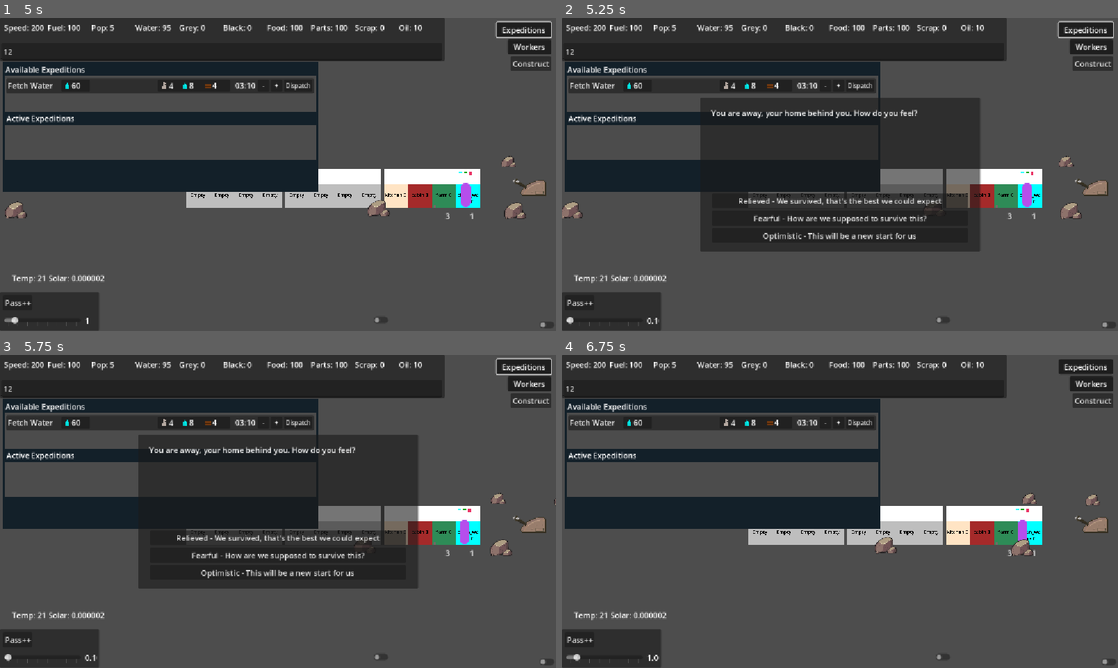
Above: before the commit, frames 1-4 (two rows, left to right).
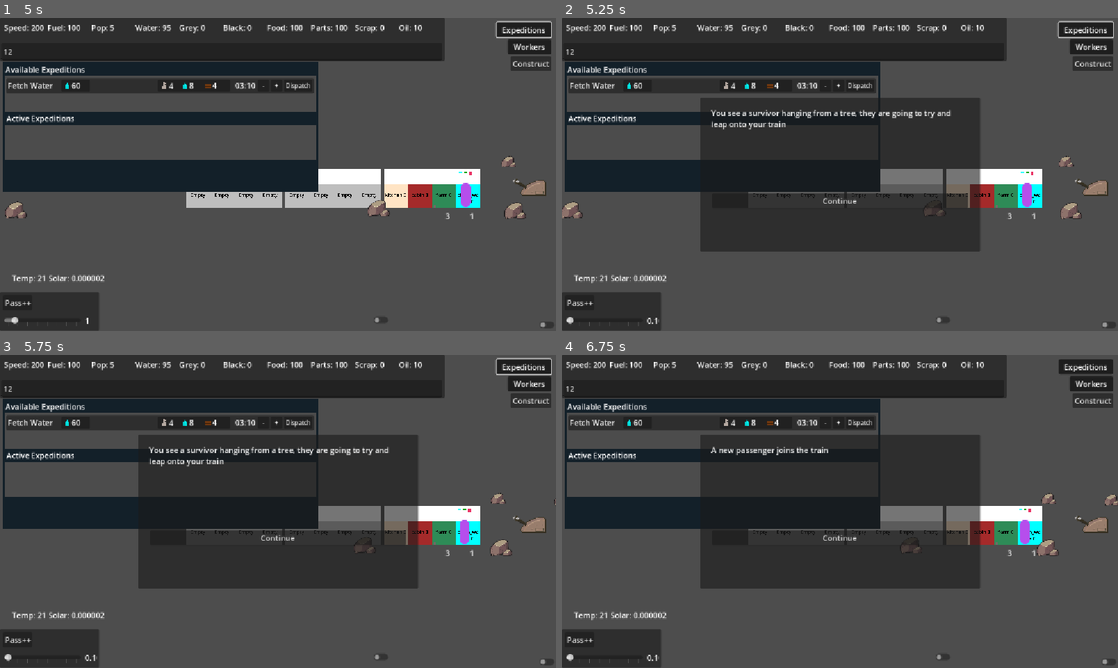
Above: after the commit, the same moments.

Repository: Sphinx111/ed_and_morgs_train_builder
Game: Godot game, scene res://Scenes/traincar.tscn
The game is run twice, just before and just after one commit, with the same random seed, the same clock (stepped at 60 frames per second) and the same inputs.
Inputs (mouse positions are in pixels of both pictures, inside the frame that each line leads up to):
- Up to frame 1 (5 s): click (222, 52) at 0.52 s; type "12" at 0.6 s; click "Workers" at 1.25 s; click "Pass++" at 2 s; click (544, 324) at 2.75 s; click (378, 321) at 3.5 s; click "Expeditions" at 4.25 s
- Up to frame 2 (5.25 s): click "Construct" at 5 s
- Up to frame 3 (5.75 s): no input
- Up to frame 4 (6.75 s): click "Relieved - We survived, that'…" (after the commit: "Continue") at 5.75 s; click "Continue" (after the commit: "Yes") at 6.5 s

Frame 1 is identical in both runs. In frame 2, 1.5% of the frame differs, in the area x 27-70%, y 29-72%; in frame 3, 1.5%; in frame 4, 21%, in the area x 0-100%, y 25-98%.

Commit message:
Refactor NarrativeEvent
Refactor Narrative Event to use cleaner grouping of related elements

Diff:
--- a/NarrativeEvent.gd
+++ b/DialogData/NarrativeEvent2.gd
@@ -1,8 +1,9 @@
-extends Node
+extends Resource
 
 ## This class holds the data that will populate a Narrative event's Dialog Popup
-class_name NarrativeEvent
+class_name NarrativeEvent2
 
+var id : int = 0
 var eventName : String = "exampleEvent"
 
 var stepsCount : int = 1
--- /dev/null
+++ b/DialogData/narrative_event.gd
@@ -0,0 +1,31 @@
+extends Resource
+
+## This class holds the data that will populate a Narrative event's Dialog Popup
+class_name NarrativeEvent
+
+var id : int = 1
+var eventName : String = "exampleEvent2"
+
+var stepsCount : int = 2
+var choicesCount : int = 2
+var position : int = 0
+
+const TEXT_ONLY : int = 0
+const CHOICE : int = 1
+const OUTCOME : int = 2
+
+const DICT_BUTTONTEXT : int = 0
+const DICT_OUTCOMETEXT : int = 1
+const DICT_EVENTRESULT : int = 2
+
+var sequence : Array[int] = [TEXT_ONLY, CHOICE, OUTCOME]
+var promptTexts : Array[String] = ["You see a survivor hanging from a tree, they are going to try and leap onto your train",
+									"Will you open a door to let them in?"]
+## Structure: key = int. Value = Array of "Button text, Result Text, Emitted Event"
+var choicesDict : Dictionary = {
+	0 : ["Yes", "A new passenger joins the train", TrainEvent.new(TrainEvent.CHANGE_RESOURCE, "pop", 1.01)],
+	1 : ["No", "You see them fall, they probably didn't survive that", TrainEvent.new(TrainEvent.NO_EFFECT)]
+}
+
+func _init(eventKey : String) -> void:
+	pass
--- a/DialogPopup.gd
+++ b/DialogPopup.gd
@@ -7,10 +7,7 @@
 @onready var button2: Button = get_node("DialogPanel/Button2")
 @onready var button3: Button = get_node("DialogPanel/Button3")
 
-signal option1
-signal option2
-signal option3
-signal finished
+signal event_finished
 
 var choiceMade : int = 0
 var stepPos : int = 0
@@ -22,29 +19,34 @@
 	_load_step(stepPos)
 
 func _load_step(stepNum : int) -> void:
+	## Protect against outOfBounds exceptions
 	if stepNum > activeEvent.stepsCount:
 		print_debug("%d stepcount reached???" % stepNum)
 		return
+
+	## if we are on the final step of event
 	if (activeEvent.sequence[stepNum] == NarrativeEvent.OUTCOME):
-		promptLabel.text = activeEvent.outcomeTexts[choiceMade]
+		promptLabel.text = activeEvent.choicesDict.get(choiceMade)[NarrativeEvent.DICT_OUTCOMETEXT]
 		button1.text = "Continue"
 		button1.show()
 		ready_to_close = true
 		return
+	## if we are on a TEXT_ONLY step
 	elif (activeEvent.sequence[stepNum] == NarrativeEvent.TEXT_ONLY):
 		promptLabel.text = activeEvent.promptTexts[stepNum]
 		button1.text = "Continue"
 		button1.show()
+	## if we are on a CHOICE step
 	elif (activeEvent.sequence[stepNum] == NarrativeEvent.CHOICE):
 		promptLabel.text = activeEvent.promptTexts[stepNum]
 		if activeEvent.choicesCount >= 1:
-			button1.text = activeEvent.choiceTexts[0]
+			button1.text = activeEvent.choicesDict.get(0)[NarrativeEvent.DICT_BUTTONTEXT]
 			button1.show()
 		if activeEvent.choicesCount >= 2:
-			button2.text = activeEvent.choiceTexts[1]
+			button2.text = activeEvent.choicesDict.get(1)[NarrativeEvent.DICT_BUTTONTEXT]
 			button2.show()
 		if activeEvent.choicesCount >= 3:
-			button3.text = activeEvent.choiceTexts[2]
+			button3.text = activeEvent.choicesDict.get(2)[NarrativeEvent.DICT_BUTTONTEXT]
 			button3.show()
 	pass
 
@@ -61,24 +63,18 @@
 		return;
 	choiceMade = 0
 	next_step()
-	pass # Replace with function body.
 
 
 func _on_button2_pressed() -> void:
 	choiceMade = 1
 	next_step()
-	pass # Replace with function body.
 
 
 func _on_button3_pressed() -> void:
 	choiceMade = 2
 	next_step()
-	pass # Replace with function body.
 
 func _event_finished() -> void:
-	if choiceMade == 0:
-		option1.emit()
-	elif choiceMade == 1:
-		option2.emit()
-	elif choiceMade == 2:
-		option3.emit()
+	var result : TrainEvent = activeEvent.choicesDict.get(choiceMade)[NarrativeEvent.DICT_EVENTRESULT]
+	print("DialogPopup::_event_finished, choice=%d, eventType=%d" % [choiceMade, result.eventType])
+	event_finished.emit(result)
--- a/TrainEventProcessor.gd
+++ b/TrainEventProcessor.gd
@@ -15,5 +15,6 @@
 		if (newEvent.variable1 is float):
 			print("Changing mood by %d" % newEvent.variable1)
 	if newEvent.eventType == TrainEvent.CHANGE_RESOURCE:
+		print("eventProcessor:: resType=%s resAmt=%f" % [newEvent.eventType, newEvent.variable1])
 		if (newEvent.variable1 is String && newEvent.variable2 is float):
 			train.add_res(newEvent.variable1, newEvent.variable2)
--- a/narrative_engine.gd
+++ b/narrative_engine.gd
@@ -17,8 +17,11 @@
 
 var popupScene : PackedScene = preload("res://Scenes/dialog_popup.tscn")
 var active_popup : DialogPopup
-var active_event : NarrativeEvent
+var active_event
 var _saved_time_factor : float = 1.0
+
+var next_event : int = 0
+var planned_events : Array = [NarrativeEvent.new("")]
 
 func start() -> void:
 	main_timer.wait_time = first_event_time
@@ -29,7 +32,9 @@
 
 
 func _on_main_timer_timeout() -> void:
-	active_event = NarrativeEvent.new("someType")
+	if next_event >= planned_events.size():
+		return
+	active_event = planned_events[next_event]
 	active_popup = popupScene.instantiate()
 	var ui_canvas: CanvasLayer = get_parent().get_node("UICanvas")
 	ui_canvas.add_child(active_popup)
@@ -39,29 +44,14 @@
 	active_popup.set_event(active_event)
 
 func _connect_signals():
-	active_popup.option1.connect(_on_option1)
-	active_popup.option2.connect(_on_option2)
-	active_popup.option3.connect(_on_option3)
+	active_popup.event_finished.connect(_receive_event_outcome)
 
 func cleanup_dialogbox() -> void:
 	EventBus.request_time_factor(_saved_time_factor)
 	active_popup.queue_free()
 	active_popup = null
 
-func _on_option1():
-	print("option1 pressed")
-	train.eventProcessor.handle_event(active_event.narrativeResults[0])
+func _receive_event_outcome(eventResult : TrainEvent) -> void:
+	train.eventProcessor.handle_event(eventResult)
+	print("eventResult is %d" % eventResult.eventType)
 	cleanup_dialogbox()
-	pass
-
-func _on_option2():
-	print("option2 pressed")
-	train.eventProcessor.handle_event(active_event.narrativeResults[1])
-	cleanup_dialogbox()
-	pass
-
-func _on_option3():
-	print("option3 pressed")
-	train.eventProcessor.handle_event(active_event.narrativeResults[2])
-	cleanup_dialogbox()
-	pass
Not shown, added: DialogData/NarrativeEvent2.gd.uid
Not shown, added: DialogData/narrative_event.gd.uid
Not shown, removed: NarrativeEvent.gd.uid
Not shown, added: Scenes/dialog_popup.tscn33726592050.tmp
